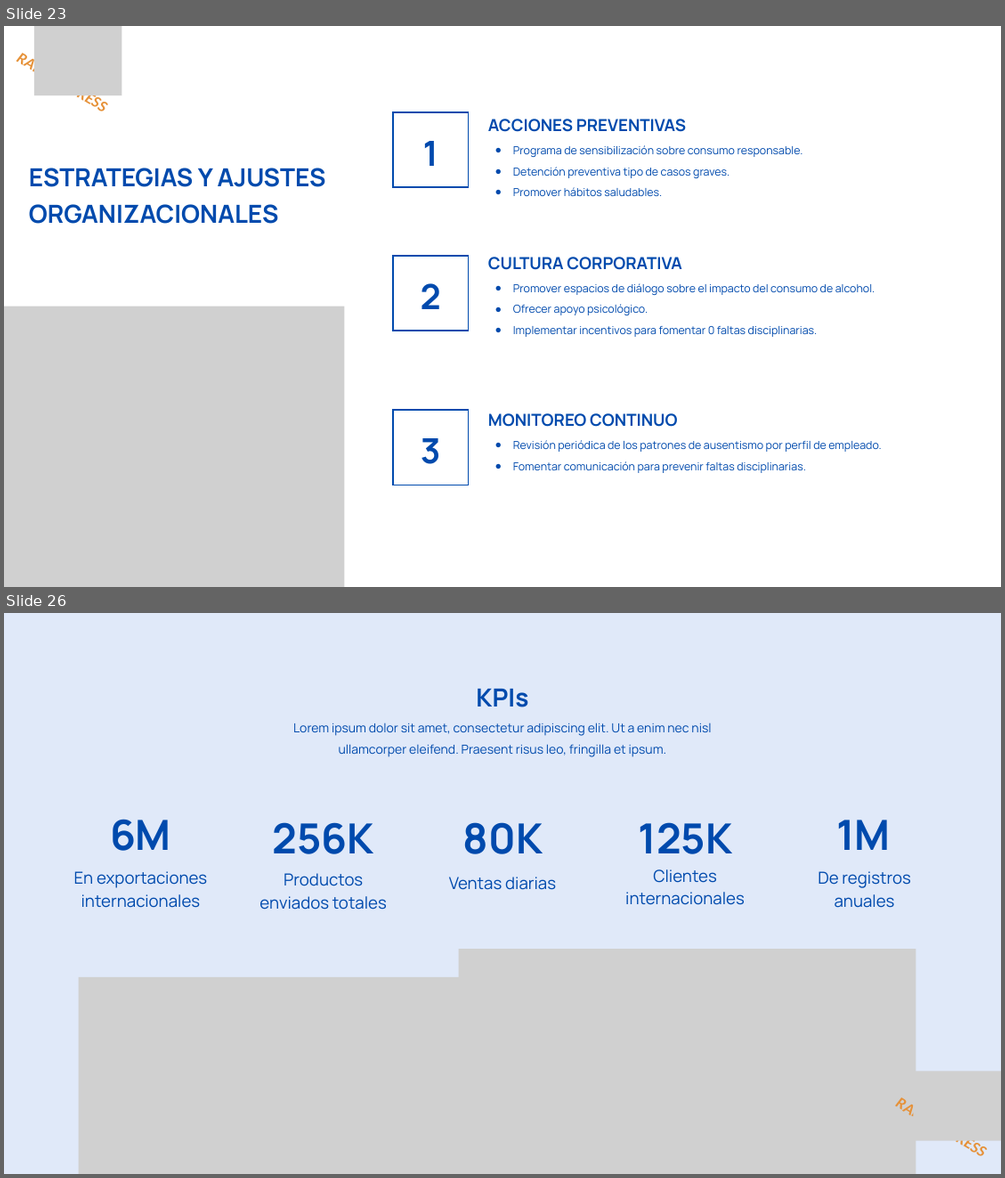
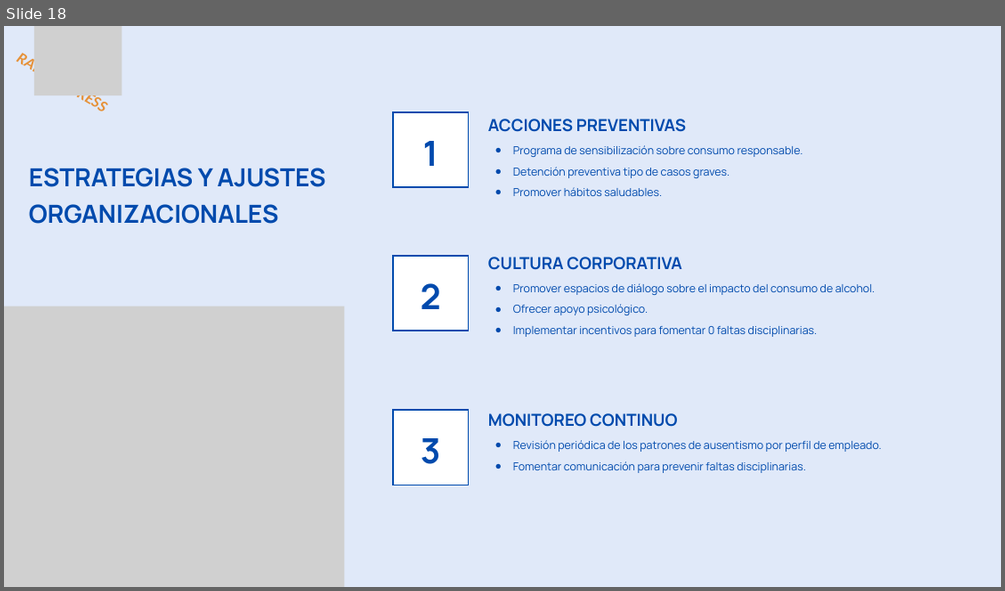
Before and after one commit to ITACADEMYprojectes/ProjecteData, a slide deck: Equip_28/Results/Analisis_PAP_and_ABL_RapidExpres_2026_04_05.pptx. Shown one above the other, each under a label of ours: slides 23 and 26 before the commit, slide 18 after it; the slides between them are not shown. The pictures are 1005x1178 and 1005x591 pixels, drawn with LibreOffice and Linux fonts; fonts in the diff are those of the drawing; grey boxes stand for pictures. Boxes give left, top, right and bottom in pixels: in the first picture for what was removed or moved away, otherwise in the second. Text is boxed around its words. In the diff, an @@ line names an element or a change of style, - is before the commit and + after.

```diff
--- a/Equip_28/Results/Analisis_PAP_and_ABL_RapidExpres_2026_04_05.pptx
+++ b/Equip_28/Results/Analisis_PAP_and_ABL_RapidExpres_2026_04_05.pptx
@@ slide 26 removed at box(4, 613, 1001, 1174), background #E0E9F9 @@
@@ text removed at box(476, 689, 528, 707) @@
-KPIs
@@ text removed at box(293, 722, 711, 757) @@
-Lorem ipsum dolor sit amet, consectetur adipiscing elit. Ut a enim nec nisl ullamcorper eleifend. Praesent risus leo, fringilla et ipsum.
@@ text removed at box(110, 819, 171, 851) @@
-6M
@@ text removed at box(273, 822, 374, 854) @@
-256K
@@ text removed at box(463, 822, 542, 854) @@
-80K
@@ text removed at box(639, 822, 733, 854) @@
-125K
@@ text removed at box(836, 819, 890, 850) @@
-1M
@@ text removed at box(74, 871, 207, 908) @@
-En exportaciones internacionales
@@ text removed at box(259, 873, 387, 909) @@
-Productos enviados totales
@@ text removed at box(449, 876, 556, 890) @@
-Ventas diarias
@@ text removed at box(625, 869, 744, 905) @@
-Clientes internacionales
@@ text removed at box(817, 871, 910, 908) @@
-De registros anuales
@@ picture removed at box(459, 949, 916, 1174) @@
@@ picture removed at box(78, 977, 536, 1174) @@
@@ picture removed at box(353, 989, 438, 1086) @@
@@ picture removed at box(287, 1027, 372, 1123) @@
@@ picture removed at box(682, 1038, 768, 1135) @@
@@ text removed at box(883, 1086, 999, 1174) @@
-RAPID EXPRESS
@@ picture removed at box(913, 1071, 1001, 1140) @@
@@ what was slide 23 is now slide 18 @@
@@ slide 18 changed as well @@
@@ background #FFFFFF to #E0E9F9 @@
```
Also in this commit, not shown: 17 other slides changed, 17 other slides removed, 2 other files.
